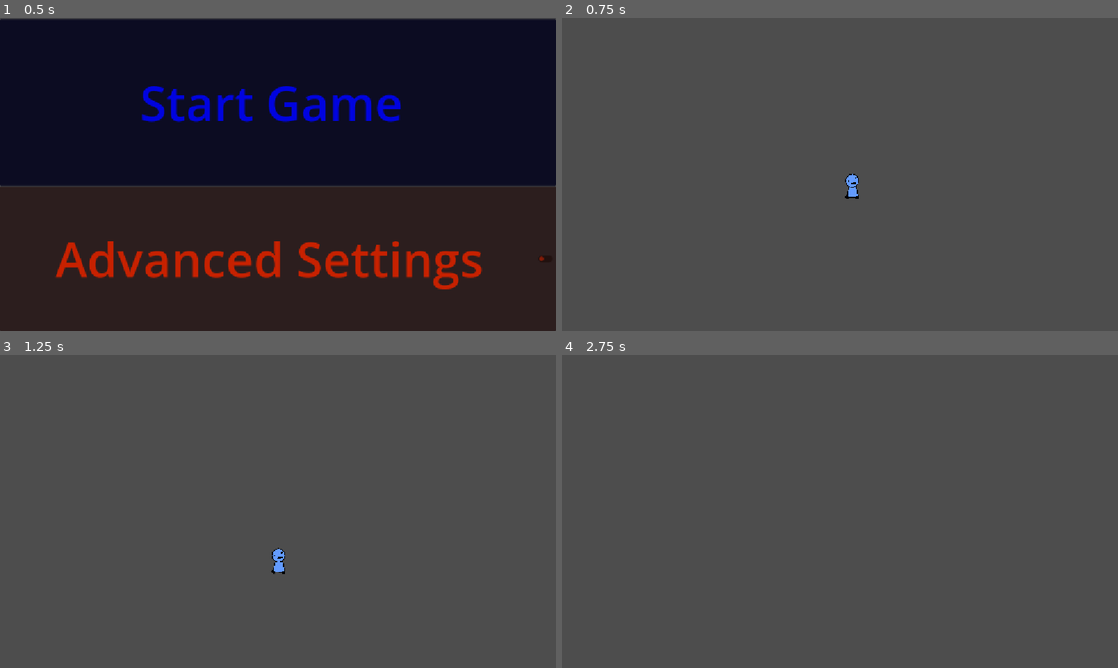
Above: before the commit, frames 1-4 (two rows, left to right).
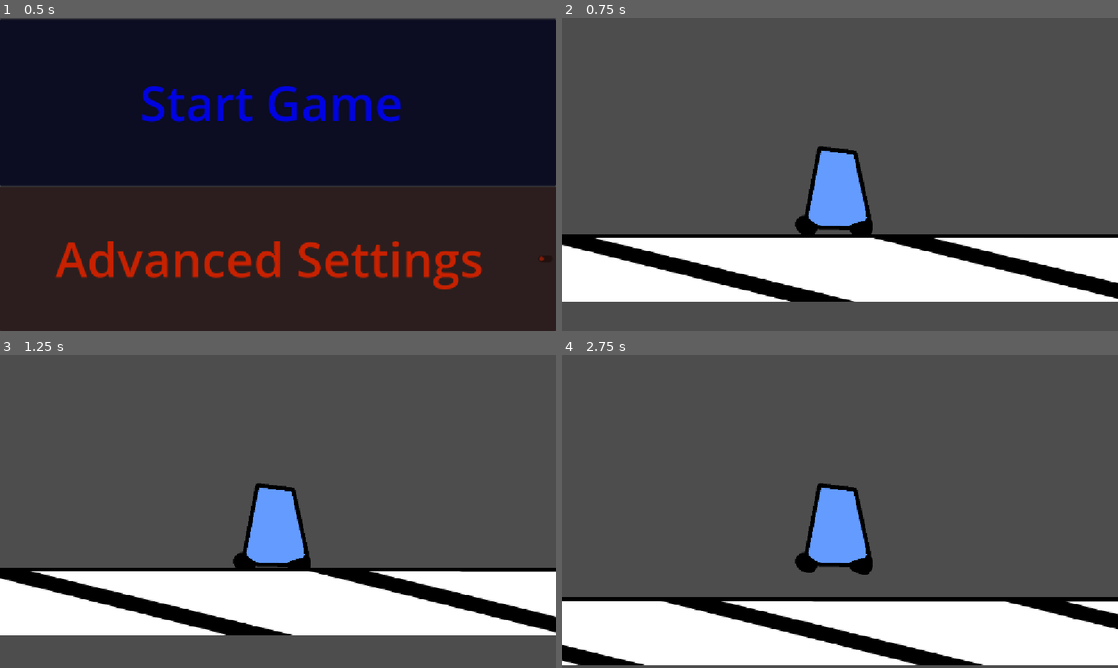
Above: after the commit, the same moments.

Repository: average4136/head-over-heels-game
Game: Godot game, scene res://Scenes/main_menu.tscn
The game is run twice, just before and just after one commit, with the same random seed, the same clock (stepped at 60 frames per second) and the same inputs.
Inputs:
- Up to frame 1 (0.5 s): no input
- Up to frame 2 (0.75 s): click "Start Game" at 0.5 s
- Up to frame 3 (1.25 s): no input
- Up to frame 4 (2.75 s): tap Enter (ui_accept) at 1.25, 1.35, 1.52, 1.82, 2.1, 2.27, 2.57 s; hold Right (ui_right) from 1.28 s (still down)

Frame 1 is identical in both runs. In frame 2, 24% of the frame differs, in the area x 0-100%, y 40-91%; in frame 3, 24%; in frame 4, 24%, in the area x 0-100%, y 40-100%.

Commit message:
Added basic character movement and a test floor within the game

Diff:
--- a/Scenes/game.tscn
+++ b/Scenes/game.tscn
@@ -1,21 +1,24 @@
 [gd_scene format=3 uid="uid://wovadvlseaw3"]
 
-[ext_resource type="PackedScene" uid="uid://bxxdsh4xifwoa" path="res://Scenes/character.tscn" id="1_ebmjs"]
+[ext_resource type="PackedScene" uid="uid://ciivhu14qujp7" path="res://Scenes/player.tscn" id="1_ebmjs"]
+[ext_resource type="Texture2D" uid="uid://cpuxc7o6cfr1w" path="res://Assets/tile-for-tiling.png" id="2_qxrlw"]
 
-[sub_resource type="RectangleShape2D" id="RectangleShape2D_53v2a"]
-size = Vector2(490, 24)
+[sub_resource type="WorldBoundaryShape2D" id="WorldBoundaryShape2D_5r6hy"]
+distance = -10.0
 
 [node name="Game" type="Node2D" unique_id=186248331]
 
-[node name="Character" parent="." unique_id=1994425259 instance=ExtResource("1_ebmjs")]
-position = Vector2(48, -33)
+[node name="Player" parent="." unique_id=2079875564 instance=ExtResource("1_ebmjs")]
 
-[node name="Camera2D" type="Camera2D" parent="Character" unique_id=965827731]
-position = Vector2(1, -6)
-position_smoothing_enabled = true
+[node name="Camera2D" type="Camera2D" parent="Player" unique_id=121040221]
+position = Vector2(8, -129)
 
-[node name="TempFloor" type="Area2D" parent="." unique_id=2017784746]
+[node name="TestGround" type="StaticBody2D" parent="." unique_id=220009935]
 
-[node name="FloorCollision" type="CollisionShape2D" parent="TempFloor" unique_id=1783692039]
-position = Vector2(-17, 15)
-shape = SubResource("RectangleShape2D_53v2a")
+[node name="CollisionShape2D" type="CollisionShape2D" parent="TestGround" unique_id=1842546149]
+shape = SubResource("WorldBoundaryShape2D_5r6hy")
+
+[node name="Sprite2D" type="Sprite2D" parent="TestGround" unique_id=490349659]
+position = Vector2(-402.5, 82)
+scale = Vector2(6.263672, 0.546875)
+texture = ExtResource("2_qxrlw")
--- /dev/null
+++ b/Scenes/player.tscn
@@ -0,0 +1,19 @@
+[gd_scene format=3 uid="uid://ciivhu14qujp7"]
+
+[ext_resource type="Script" uid="uid://bdxua55oax83q" path="res://Scripts/player.gd" id="1_cvnsp"]
+[ext_resource type="Texture2D" uid="uid://datq44f17y2pu" path="res://Assets/body.png" id="1_v0iea"]
+
+[sub_resource type="CapsuleShape2D" id="CapsuleShape2D_53v2a"]
+radius = 52.0
+height = 174.0
+
+[node name="Player" type="CharacterBody2D" unique_id=2079875564]
+script = ExtResource("1_cvnsp")
+
+[node name="Body" type="Sprite2D" parent="." unique_id=1807789250]
+position = Vector2(9, -112)
+texture = ExtResource("1_v0iea")
+
+[node name="CollisionShape2D" type="CollisionShape2D" parent="." unique_id=807941789]
+position = Vector2(1, -102)
+shape = SubResource("CapsuleShape2D_53v2a")
--- /dev/null
+++ b/Scripts/player.gd
@@ -0,0 +1,25 @@
+extends CharacterBody2D
+
+
+const SPEED = 300.0
+const JUMP_VELOCITY = -400.0
+
+
+func _physics_process(delta: float) -> void:
+	# Add the gravity.
+	if not is_on_floor():
+		velocity += get_gravity() * delta
+
+	# Handle jump.
+	if Input.is_action_just_pressed("ui_accept") and is_on_floor():
+		velocity.y = JUMP_VELOCITY
+
+	# Get the input direction and handle the movement/deceleration.
+	# As good practice, you should replace UI actions with custom gameplay actions.
+	var direction := Input.get_axis("ui_left", "ui_right")
+	if direction:
+		velocity.x = direction * SPEED
+	else:
+		velocity.x = move_toward(velocity.x, 0, SPEED)
+
+	move_and_slide()
Not shown, added: Scripts/player.gd.uid
